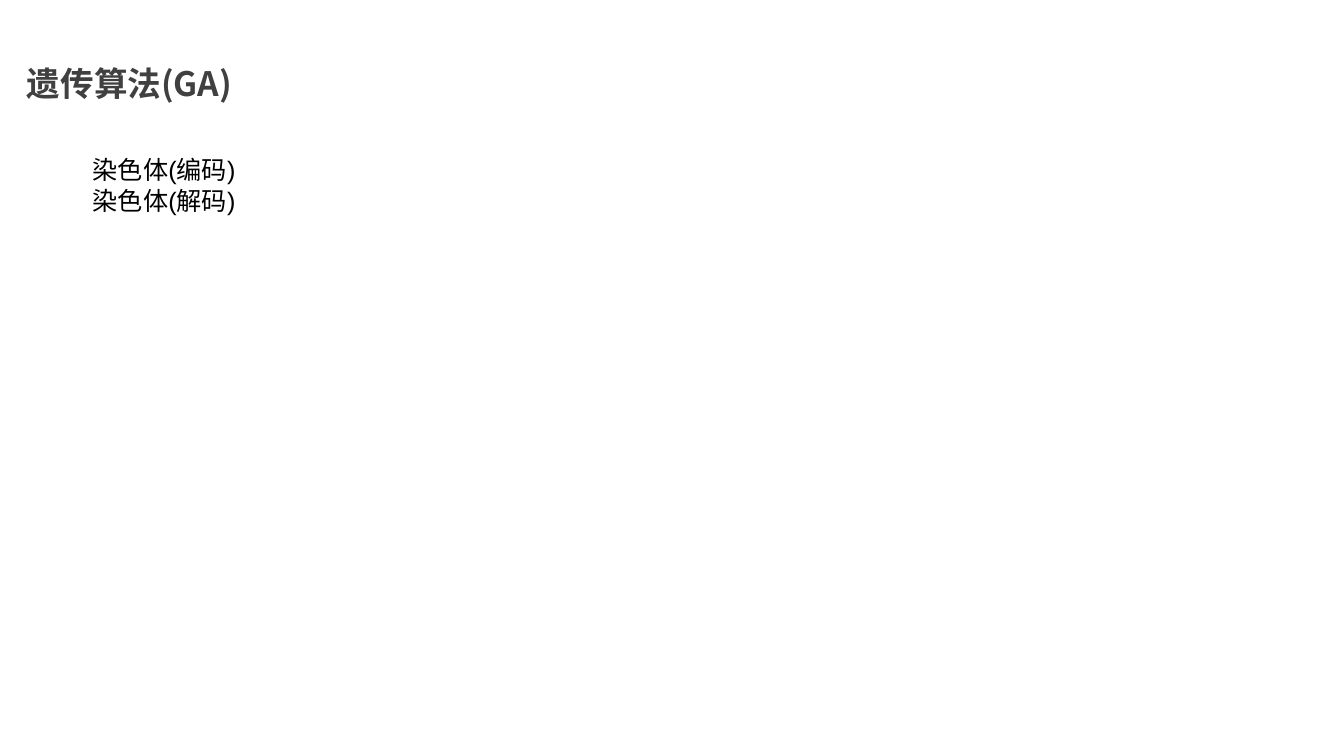
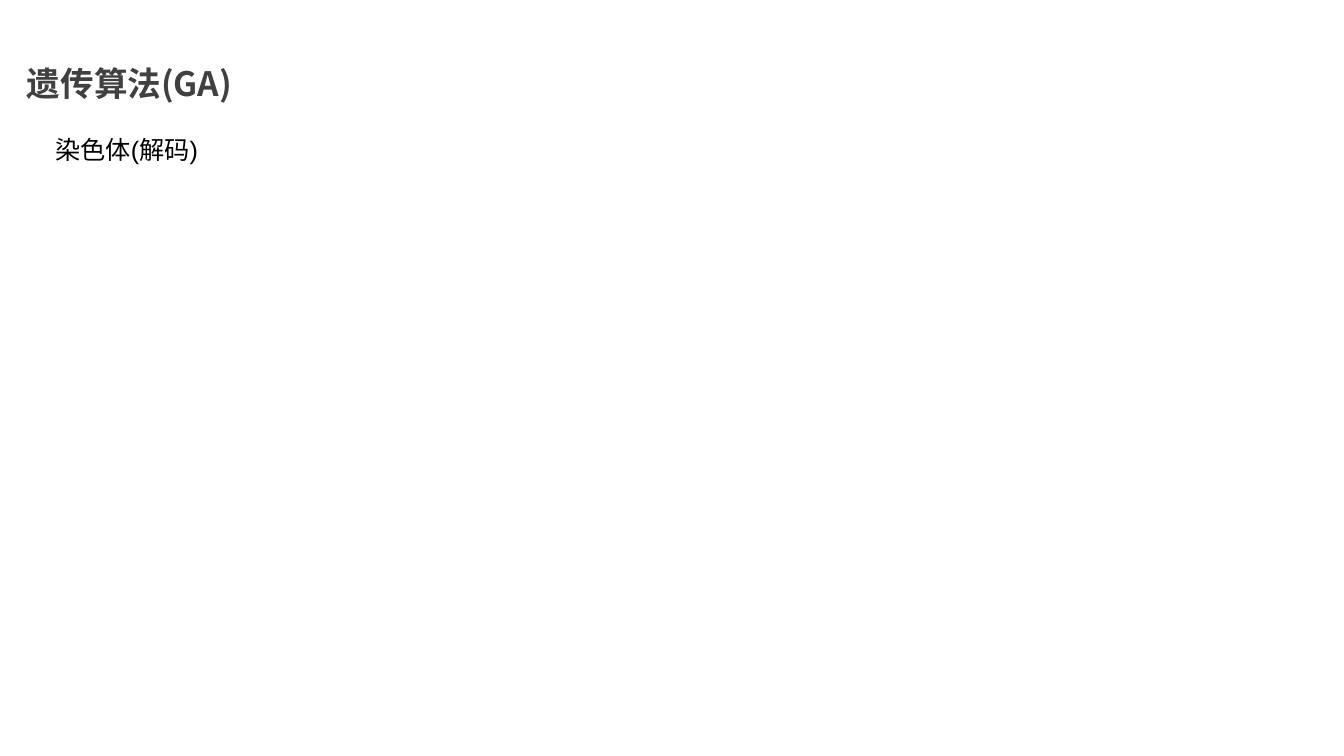
Before and after one commit to xiaobailaibaodao/intelligen_proccess, a slide deck: slide 9 of 参考文献/GA应用于生产排产问题.pptx (slide 5 before the commit). Drawn at 1344x756 pixels with LibreOffice and Linux fonts; fonts in the diff are those of the drawing; background and template pictures are left out. Boxes give left, top, right and bottom in pixels: in the first picture for what was removed or moved away, otherwise in the second. Text is boxed around its words. In the diff, an @@ line names an element or a change of style, - is before the commit and + after.

```diff
--- a/参考文献/GA应用于生产排产问题.pptx
+++ b/参考文献/GA应用于生产排产问题.pptx
@@ text "染色体(解码)": place and size @@
-text "染色体(解码)" at bbox=[93, 157, 236, 216]
+text "染色体(解码)" at bbox=[55, 137, 198, 165]
@@ text at bbox=[93, 157, 236, 185]: paragraph removed @@
-染色体(编码)
```
Also in this commit, not shown: 4 other slides changed, 4 slides added, 2 slides removed.
